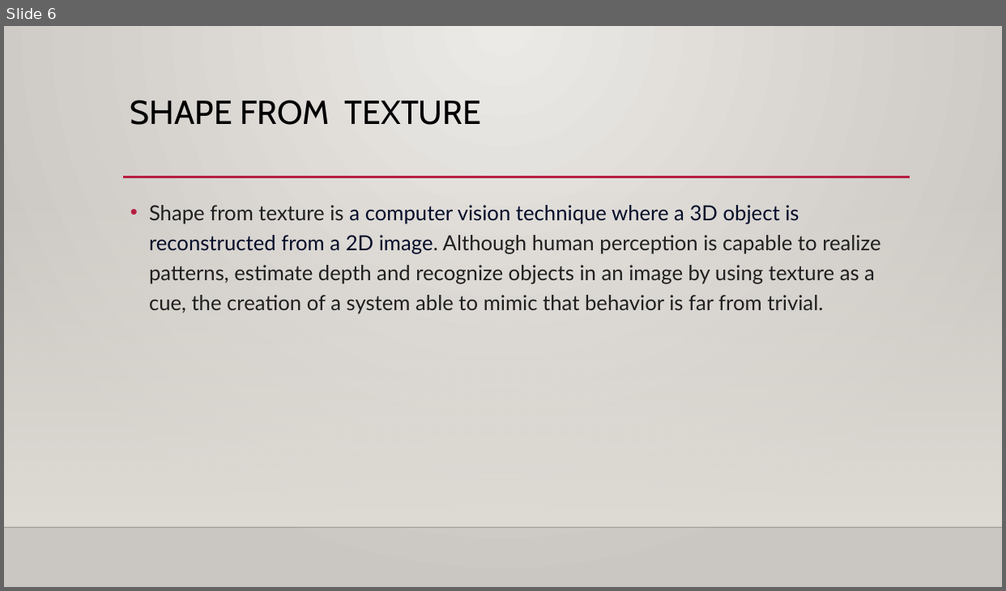
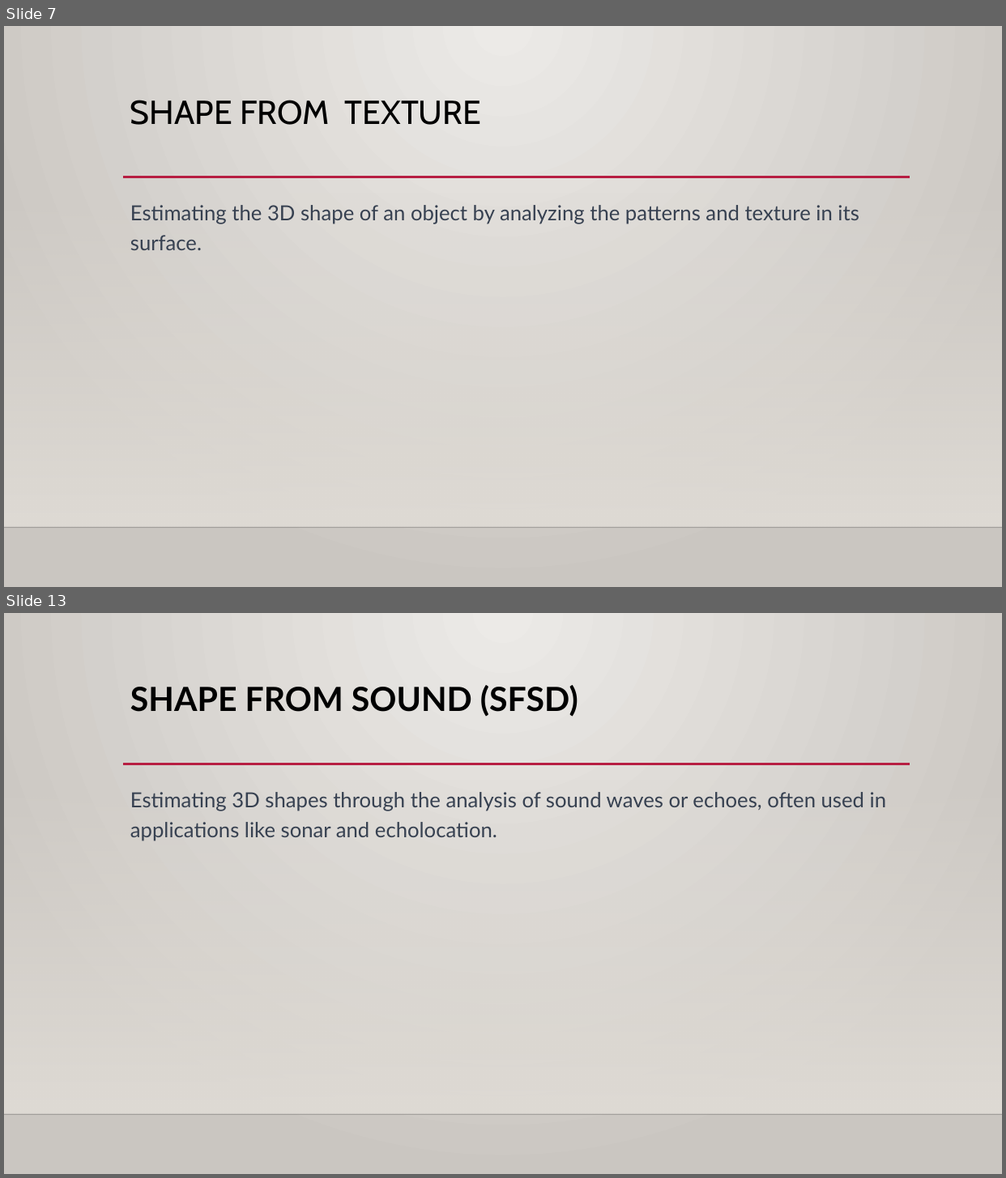
Before and after one commit to SC-One/ShapeFromX_Uni_report, a slide deck: Presentation/ShapeFromX_v1.pptx. Shown one above the other, each under a label of ours: slide 6 before the commit, slides 7 and 13 after it; the slides between them are not shown. The pictures are 1006x591 and 1006x1178 pixels, drawn with LibreOffice and Linux fonts; fonts in the diff are those of the drawing; background and template pictures are left out. Boxes give left, top, right and bottom in pixels: in the first picture for what was removed or moved away, otherwise in the second. Text is boxed around its words. In the diff, an @@ line names an element or a change of style, - is before the commit and + after.

```diff
--- a/Presentation/ShapeFromX_v1.pptx
+++ b/Presentation/ShapeFromX_v1.pptx
@@ slide 13 added at (x1=4, y1=613, x2=1002, y2=1174), background gradient #ECEAE7 to #CAC7C1; not listed: 3 template elements that a slide beside it also shows @@
@@ title added at (x1=130, y1=685, x2=578, y2=717), 32 pt, text #000000, bold @@
+SHAPE FROM SOUND (SFSD)
@@ text added at (x1=130, y1=792, x2=886, y2=841), 20 pt, text #374151 @@
+Estimating 3D shapes through the analysis of sound waves or echoes, often used in applications like sonar and echolocation.
@@ what was slide 6 is now slide 7 @@
@@ slide 7 changed as well @@
@@ text at (x1=130, y1=205, x2=859, y2=250): text changed; text colour #1F1F1F to #374151 @@
-• Shape from texture is a computer vision technique where a 3D object is reconstructed from a 2D image. Although human perception is capable to realize patterns, estimate depth and recognize objects in an image by using texture as a cue, the creation of a system able to mimic that behavior is far from trivial.
+Estimating the 3D shape of an object by analyzing the patterns and texture in its surface.
```
Also in this commit, not shown: 4 other slides changed, 12 other slides added, 2 slides removed.
